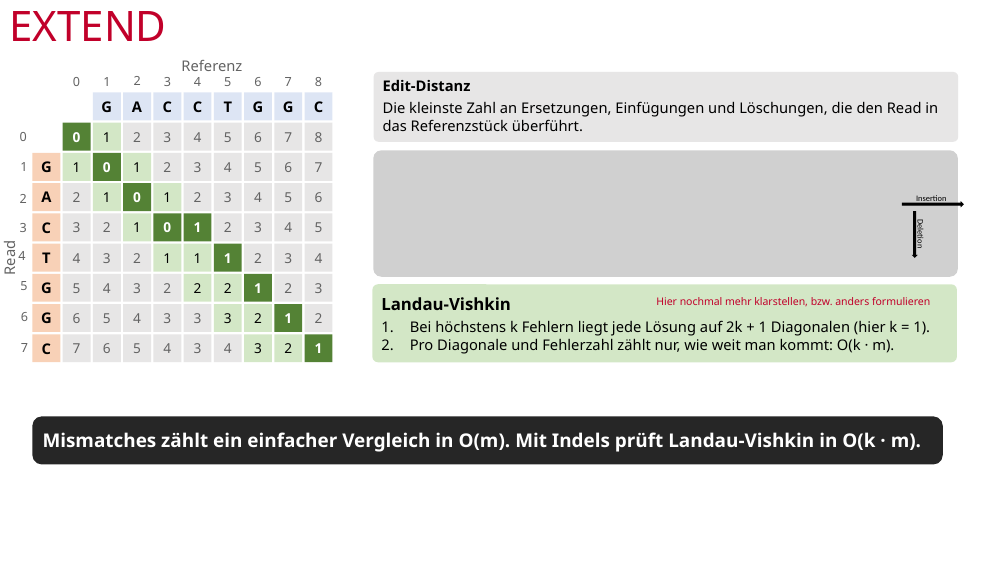
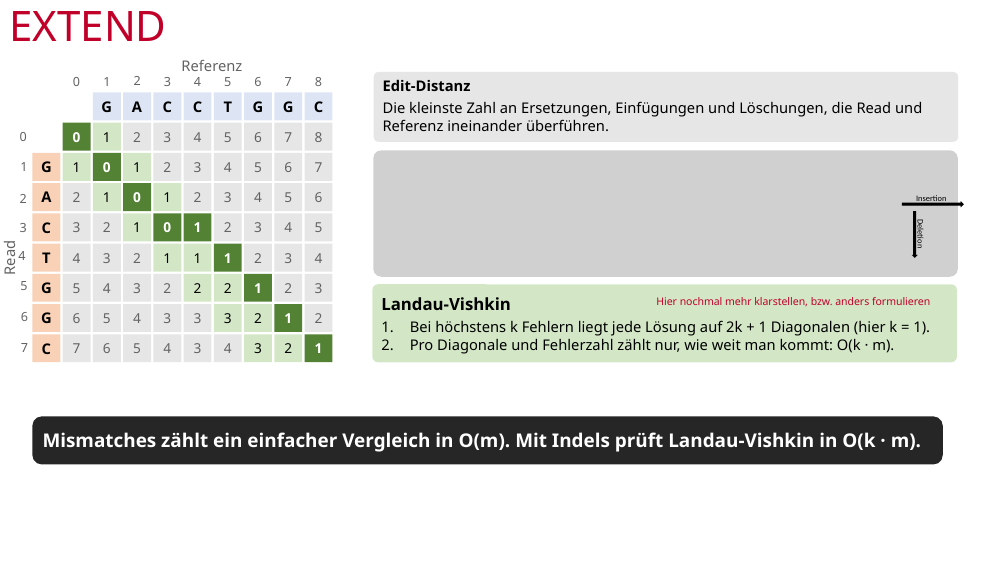
Before and after one commit to mawehl/BigData, a slide deck: slide 10 of CloudBurst_Wehle.pptx. Drawn at 1008x567 pixels with LibreOffice and Linux fonts; fonts in the diff are those of the drawing; grey boxes stand for pictures; background and template pictures are left out. Boxes give left, top, right and bottom in pixels: in the first picture for what was removed or moved away, otherwise in the second. Text is boxed around its words. In the diff, an @@ line names an element or a change of style, - is before the commit and + after.

```diff
--- a/CloudBurst_Wehle.pptx
+++ b/CloudBurst_Wehle.pptx
@@ text in rounded rectangle at (x1=383, y1=101, x2=922, y2=131): text changed @@
-Die kleinste Zahl an Ersetzungen, Einfügungen und Löschungen, die den Read in das Referenzstück überführt.
+Die kleinste Zahl an Ersetzungen, Einfügungen und Löschungen, die Read und Referenz ineinander überführen.
```
Also in this commit, not shown: 7 other slides changed, 4 slides added, 2 slides removed, 1 other file.
